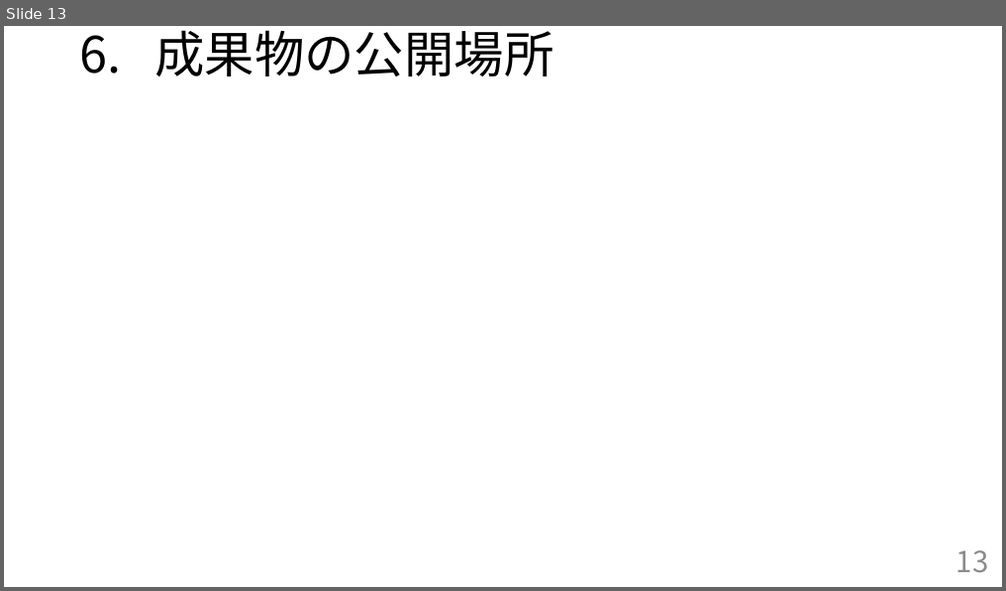
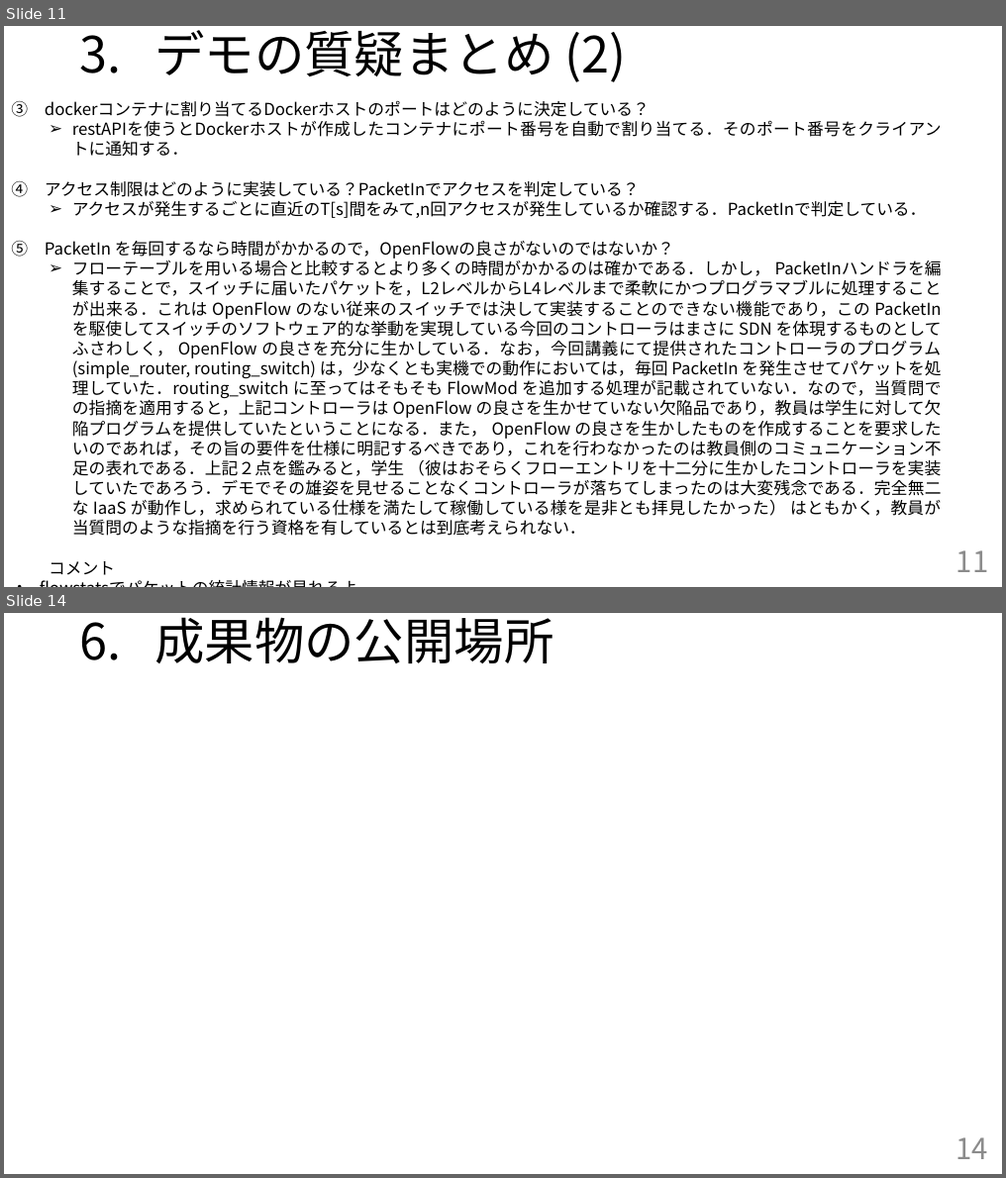
Before and after one commit to handai-trema/IaaS-team-1, a slide deck: FinalReport_team1.pptx. Shown one above the other, each under a label of ours: slide 13 before the commit, slides 11 and 14 after it; the slides between them are not shown. The pictures are 1006x591 and 1006x1178 pixels, drawn with LibreOffice and Linux fonts; fonts in the diff are those of the drawing. Boxes give left, top, right and bottom in pixels: in the first picture for what was removed or moved away, otherwise in the second. Text is boxed around its words. In the diff, an @@ line names an element or a change of style, - is before the commit and + after.

Commit message:
質疑まとめの追記

```diff
--- a/FinalReport_team1.pptx
+++ b/FinalReport_team1.pptx
@@ slide 11 added at [4, 26, 1002, 587], background #FFFFFF @@
@@ text added at [154, 30, 627, 82], 48 pt, text #000000 @@
+3. デモの質疑まとめ (2)
@@ text added at [11, 100, 942, 575], 16 pt, text #000000 @@
+③ dockerコンテナに割り当てるDockerホストのポートはどのように決定している？
+  ➢ restAPIを使うとDockerホストが作成したコンテナにポート番号を自動で割り当てる．そのポート番号をクライアントに通知する．
+④ アクセス制限はどのように実装している？PacketInでアクセスを判定している？
+  ➢ アクセスが発生するごとに直近のT[s]間をみて,n回アクセスが発生しているか確認する．PacketInで判定している．
+⑤ PacketIn を毎回するなら時間がかかるので，OpenFlowの良さがないのではないか？
+  ➢ フローテーブルを用いる場合と比較するとより多くの時間がかかるのは確かである．しかし， PacketInハンドラを編集することで，スイッチに届いたパケットを，L2レベルからL4レベルまで柔軟にかつプログラマブルに処理することが出来る．これは OpenFlow のない従来のスイッチでは決して実装することのできない機能であり，この PacketIn を駆使してスイッチのソフトウェア的な挙動を実現している今回のコントローラはまさに SDN を体現するものとしてふさわしく， OpenFlow の良さを充分に生かしている．なお，今回講義にて提供されたコントローラのプログラム (simple_router, routing_switch) は，少なくとも実機での動作においては，毎回 PacketIn を発生させてパケットを処理していた．routing_switch に至ってはそもそも FlowMod を追加する処理が記載されていない．なので，当質問での指摘を適用すると，上記コントローラは OpenFlow の良さを生かせていない欠陥品であり，教員は学生に対して欠陥プログラムを提供していたということになる．また， OpenFlow の良さを生かしたものを作成することを要求したいのであれば，その旨の要件を仕様に明記するべきであり，これを行わなかったのは教員側のコミュニケーション不足の表れである．上記２点を鑑みると，学生 （彼はおそらくフローエントリを十二分に生かしたコントローラを実装していたであろう．デモでその雄姿を見せることなくコントローラが落ちてしまったのは大変残念である．完全無二な IaaS が動作し，求められている仕様を満たして稼働している様を是非とも拝見したかった） はともかく，教員が当質問のような指摘を行う資格を有しているとは到底考えられない．
+  コメント
+・ flowstatsでパケットの統計情報が見れるよ．
@@ page number added at [956, 551, 989, 572], 28 pt, text #8C8C8C @@
+11
@@ what was slide 13 is now slide 14 @@
@@ page number at [956, 1138, 989, 1159]: text changed @@
-13
+14
```
Also in this commit, not shown: 4 slides changed.
